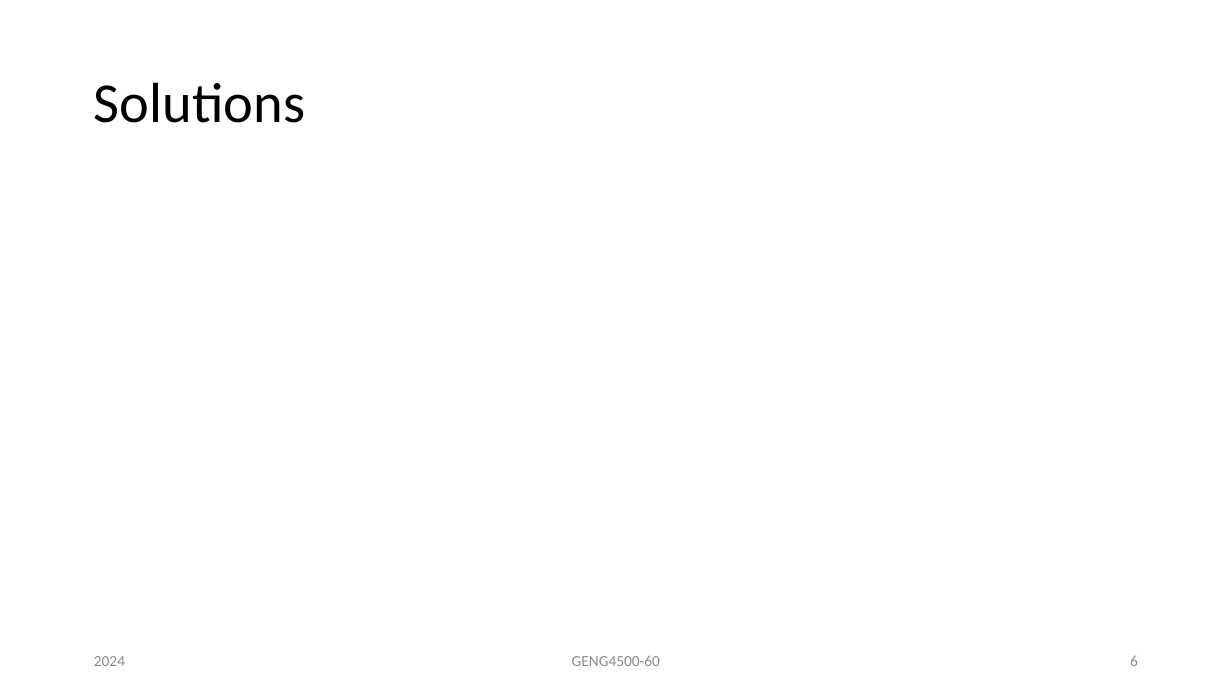
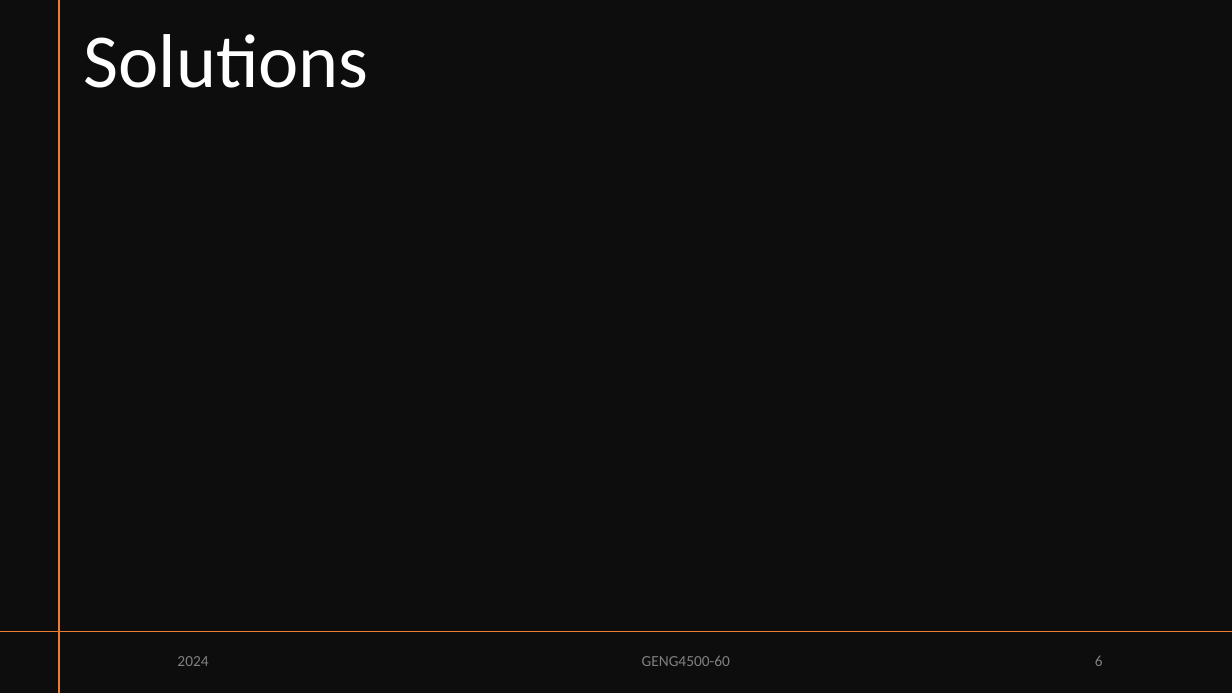
Before and after one commit to PMcTwist/Machine_Learn_Project, a slide deck: slide 6 of Presentation/ALI_Raymond_MAYNARD_Patrick_GENG4500_Final_presentation_2024.pptx. Drawn at 1232x693 pixels with LibreOffice and Linux fonts; fonts in the diff are those of the drawing. Boxes give left, top, right and bottom in pixels: in the first picture for what was removed or moved away, otherwise in the second. Text is boxed around its words. In the diff, an @@ line names an element or a change of style, - is before the commit and + after.

Commit message:
-Added design to slides -Added slides outline -Added video to slides -Added embedded excel sheet to slide
P@

```diff
--- a/Presentation/ALI_Raymond_MAYNARD_Patrick_GENG4500_Final_presentation_2024.pptx
+++ b/Presentation/ALI_Raymond_MAYNARD_Patrick_GENG4500_Final_presentation_2024.pptx
@@ rectangle added at box(0, 0, 1232, 693), fill #0D0D0D @@
@@ line added from (59, 0) to (59, 693), #ED7D31 1 pt @@
@@ title "Solutions": place and size @@
-title "Solutions" at box(94, 82, 305, 123)
+title "Solutions" at box(83, 34, 368, 88)
@@ title "Solutions" at box(83, 34, 368, 88): size 44 to 59.4 pt, text colour #000000 to #FFFFFF; vertical alignment middle to bottom @@
@@ line added from (1232, 632) to (0, 632), #ED7D31 1 pt @@
@@ text "2024": place and size @@
-text "2024" at box(94, 656, 125, 666)
+text "2024" at box(177, 656, 208, 666)
@@ text "GENG4500-60": place and size @@
-text "GENG4500-60" at box(572, 655, 660, 666)
+text "GENG4500-60" at box(642, 655, 730, 666)
@@ text colour #8C8C8C to #808080; more space between paragraphs in 3 elements at box(642, 655, 730, 666), box(177, 656, 208, 666), box(1095, 656, 1103, 666) @@
@@ page number: place and size @@
-page number at box(1130, 655, 1138, 666)
+page number at box(1095, 656, 1103, 666)
```
Also in this commit, not shown: 8 other slides changed, 1 slide added.
